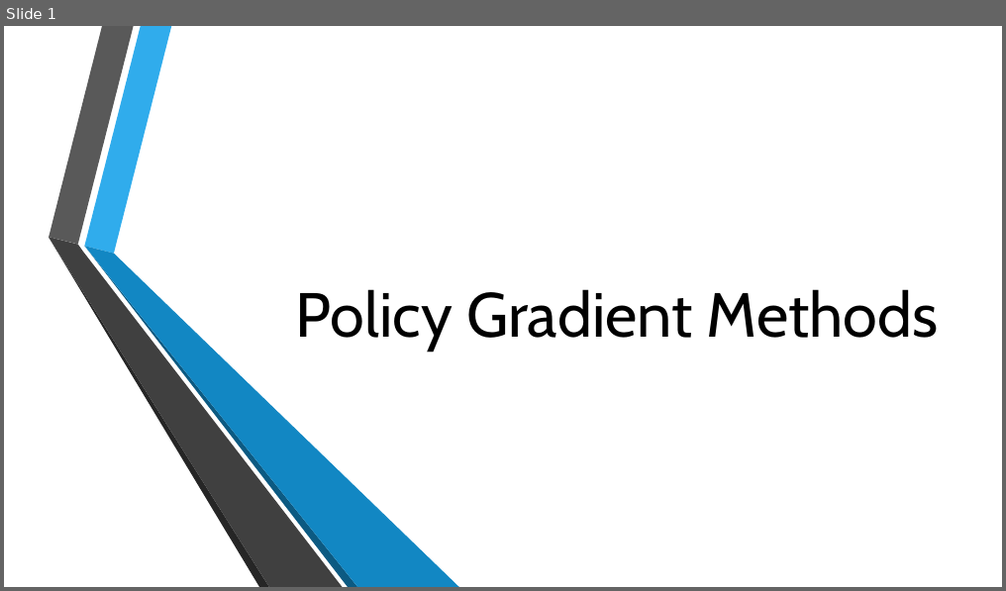
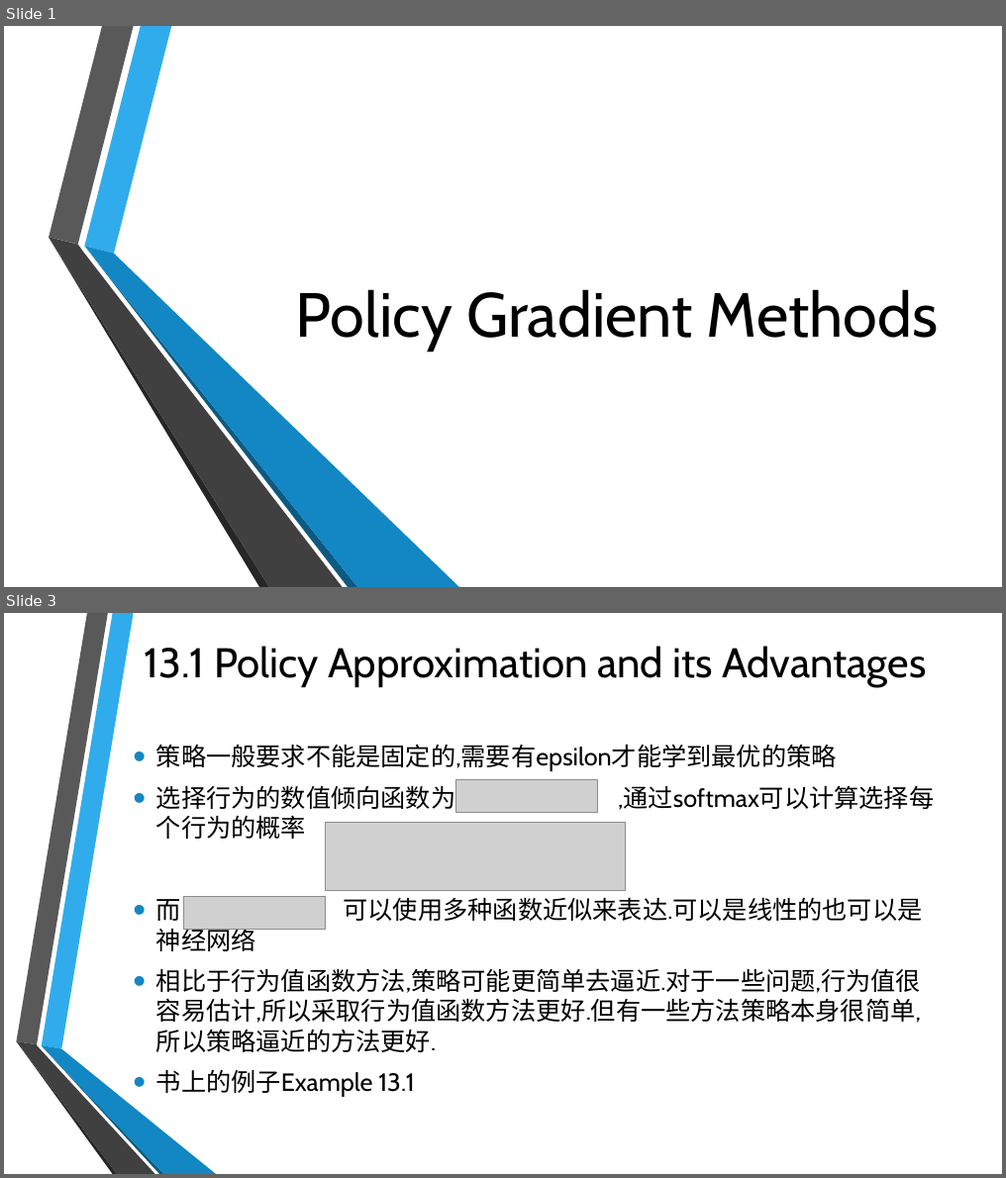
Before and after one commit to Seraphli/RLAIExercise, a slide deck: Chapter 13.pptx. Shown one above the other, each under a label of ours: slide 1 before the commit, slides 1 and 3 after it; the slides between them are not shown. The pictures are 1006x591 and 1006x1178 pixels, drawn with LibreOffice and Linux fonts; fonts in the diff are those of the drawing; grey boxes stand for pictures; background and template pictures are left out. Boxes give left, top, right and bottom in pixels: in the first picture for what was removed or moved away, otherwise in the second. Text is boxed around its words. In the diff, an @@ line names an element or a change of style, - is before the commit and + after.

```diff
--- a/Chapter 13.pptx
+++ b/Chapter 13.pptx
@@ slide 3 added at (4,613,1002,1174), background picture (left out) @@
@@ title added at (145,646,926,687), 40 pt, text #000000 @@
+13.1 Policy Approximation and its Advantages
@@ text added at (156,744,923,1097), 24 pt, text #000000 @@
+• 策略一般要求不能是固定的,需要有epsilon才能学到最优的策略
+• 选择行为的数值倾向函数为 ,通过softmax可以计算选择每个行为的概率
+• 而 可以使用多种函数近似来表达.可以是线性的也可以是神经网络
+• 相比于行为值函数方法,策略可能更简单去逼近.对于一些问题,行为值很容易估计,所以采取行为值函数方法更好.但有一些方法策略本身很简单,所以策略逼近的方法更好.
+• 书上的例子Example 13.1
@@ picture added at (455,780,598,813) @@
@@ picture added at (325,823,626,891) @@
@@ picture added at (183,897,326,930) @@
@@ group added at (16,613,216,1174): 6 freeform shapes @@
```
Also in this commit, not shown: 2 other slides added.
